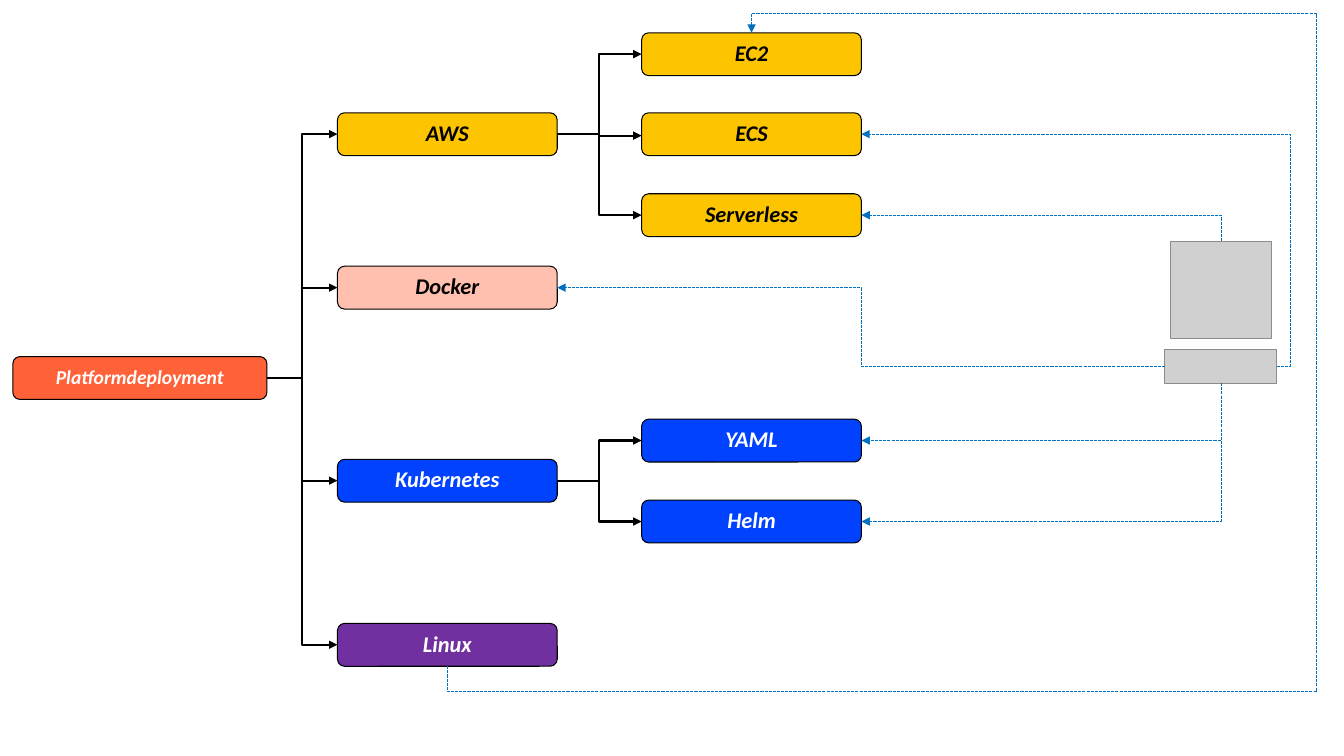
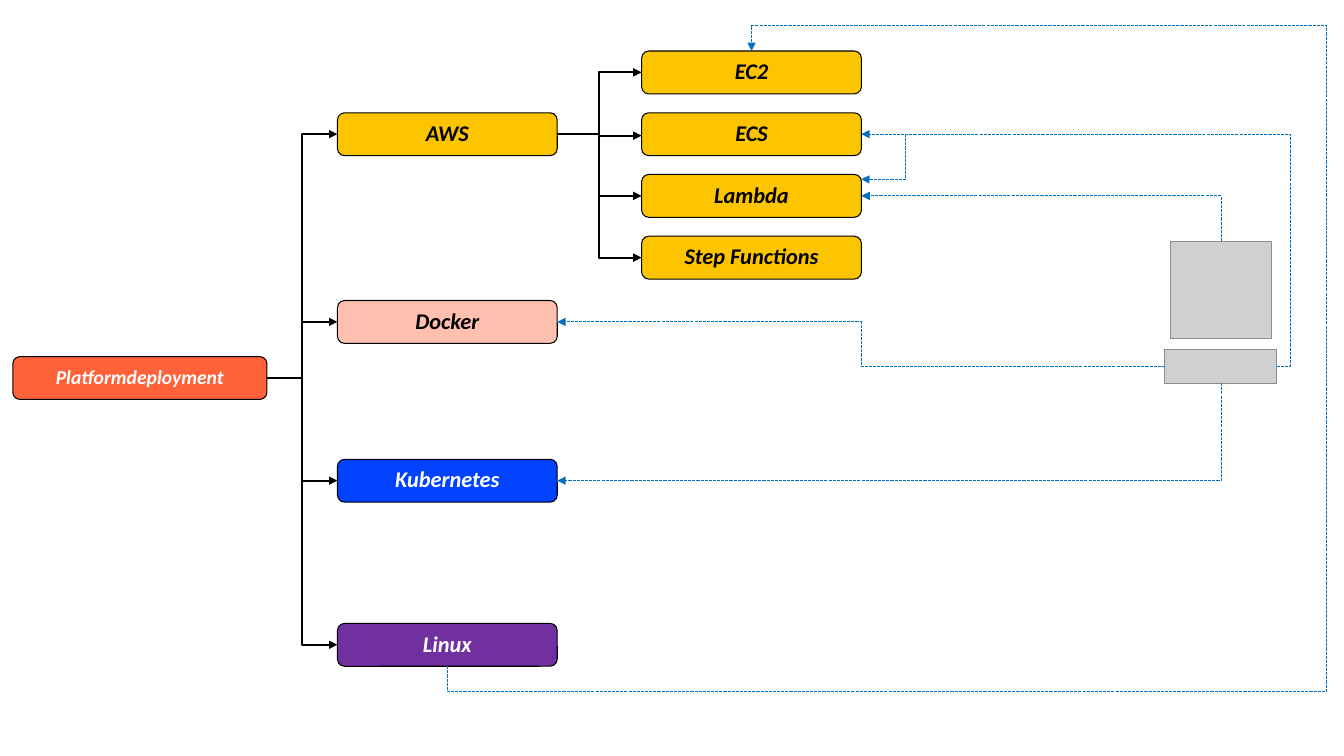
Before and after one commit to mreferre/yelb, a slide deck: slide 8 of images/yelb-architecture.pptx. Drawn at 1344x756 pixels with LibreOffice and Linux fonts; fonts in the diff are those of the drawing; grey boxes stand for pictures. Boxes give left, top, right and bottom in pixels: in the first picture for what was removed or moved away, otherwise in the second. Text is boxed around its words. In the diff, an @@ line names an element or a change of style, - is before the commit and + after.

Commit message:
Step functions (#65)
* added CDK code for StepFunctions and API GW

* Updated README for the StupFunctions deployment model

* Added diagram for the StupFunctions deployment model README

* Updated main diagram for platform deployment options

* Renamed the folder Serverless to Lambda

```diff
--- a/images/yelb-architecture.pptx
+++ b/images/yelb-architecture.pptx
@@ elbow arrow moved from (448, 666) - (752, 33) to (448, 666) - (752, 51) @@
@@ rounded rectangle "EC2": place and size @@
-rounded rectangle "EC2" at [642,33,862,77]
+rounded rectangle "EC2" at [642,51,862,95]
@@ elbow arrow moved from (558, 134) - (642, 54) to (558, 134) - (642, 73) @@
@@ elbow arrow moved from (558, 134) - (642, 215) to (558, 134) - (642, 196) @@
@@ elbow arrow added from (558, 134) to (642, 258), #000000 1.5 pt @@
@@ elbow arrow added from (906, 134) to (861, 179), #0070C0 0.75 pt dashed @@
@@ rounded rectangle "Lambda": place and size @@
-rounded rectangle "Lambda" at [642,194,862,237]
+rounded rectangle "Lambda" at [642,174,862,218]
@@ text in rounded rectangle at [714,187,789,203]: text changed @@
-Serverless
+Lambda
@@ elbow arrow moved from (1221, 241) - (862, 215) to (1221, 241) - (862, 196) @@
@@ rounded rectangle added at [642,236,862,279], fill #FDC500, outline #000000 0.75 pt, 16 pt, text #000000, bold, italic @@
+Step Functions
@@ elbow arrow moved from (267, 378) - (338, 287) to (267, 378) - (338, 322) @@
@@ rounded rectangle "Docker": place and size @@
-rounded rectangle "Docker" at [338,266,558,310]
+rounded rectangle "Docker" at [338,300,558,344]
@@ elbow arrow moved from (1166, 366) - (558, 287) to (1166, 366) - (558, 322) @@
@@ elbow arrow moved from (1221, 383) - (862, 441) to (1221, 383) - (558, 481) @@
@@ elbow arrow removed from (1221, 383) to (862, 521) @@
@@ rounded rectangle removed at [642,419,862,463] @@
-YAML
@@ elbow arrow removed from (558, 481) to (642, 441) @@
@@ elbow arrow removed from (558, 481) to (642, 521) @@
@@ rounded rectangle removed at [642,500,862,543] @@
-Helm
```
Also in this commit, not shown: 19 other files.
